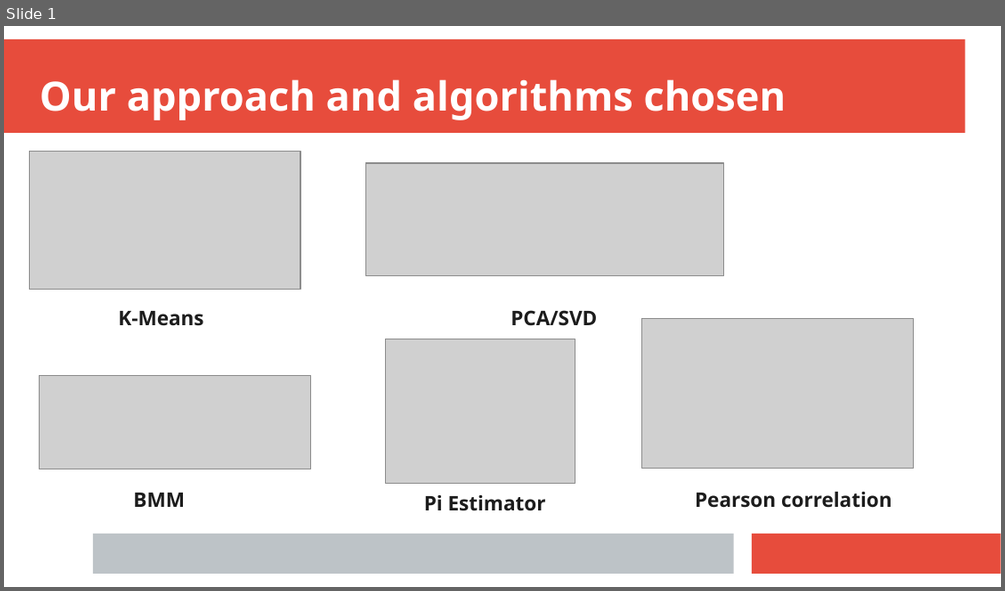
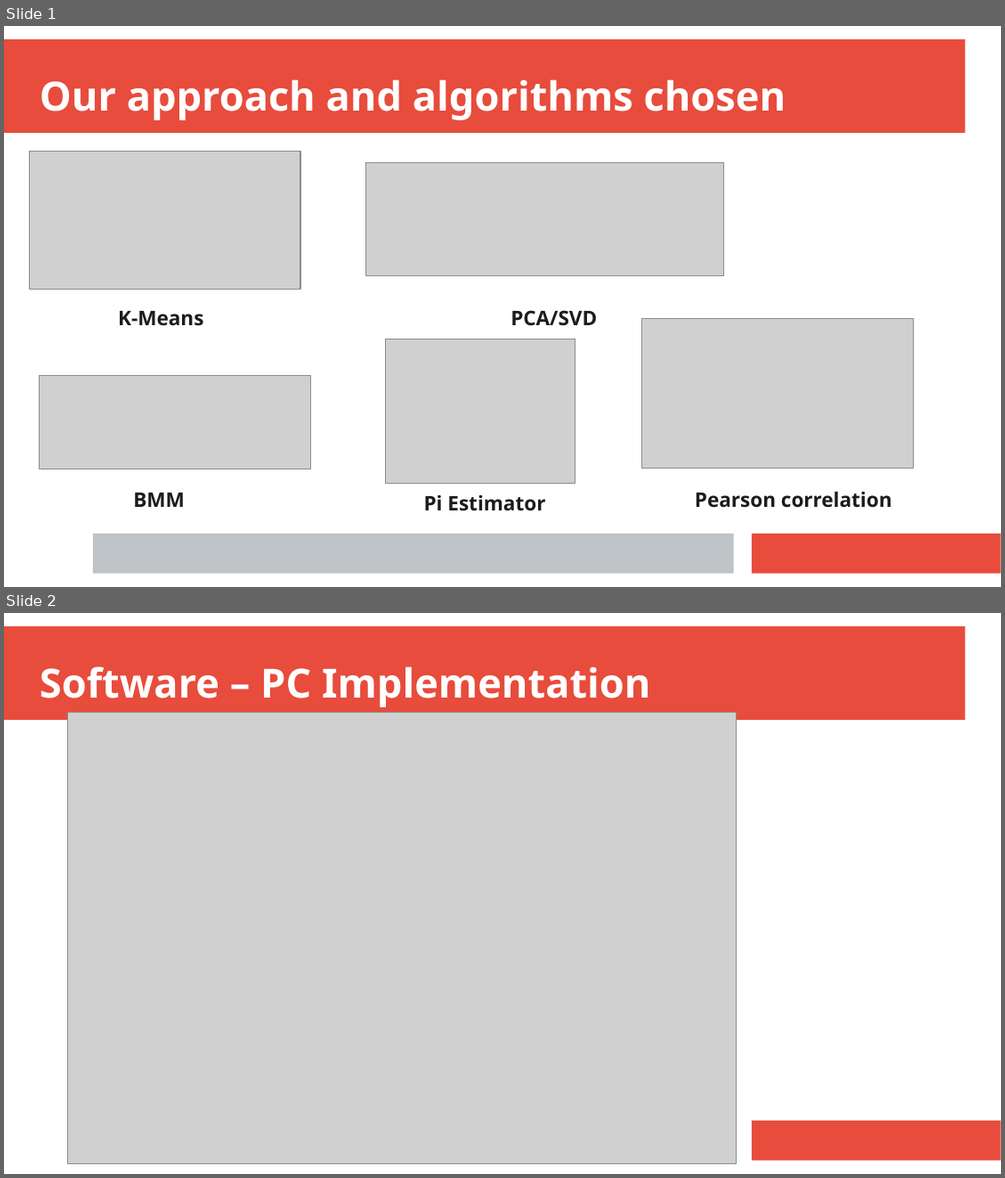
Before and after one commit to anisghaoui/A2, a slide deck: presentation_finale/presentation_SW.pptx. Shown one above the other, each under a label of ours: slide 1 before the commit, slides 1 and 2 after it. The pictures are 1005x591 and 1005x1178 pixels, drawn with LibreOffice and Linux fonts; fonts in the diff are those of the drawing; grey boxes stand for pictures. Boxes give left, top, right and bottom in pixels: in the first picture for what was removed or moved away, otherwise in the second. Text is boxed around its words. In the diff, an @@ line names an element or a change of style, - is before the commit and + after.

```diff
--- a/presentation_finale/presentation_SW.pptx
+++ b/presentation_finale/presentation_SW.pptx
@@ slide 2 added at <box>4,613,1001,1174</box>, background #FFFFFF; not listed: 2 template elements that a slide beside it also shows @@
@@ text added at <box>40,666,651,707</box>, 32 pt, text #FFFFFF, bold @@
+Software – PC Implementation
@@ picture added at <box>67,713,736,1164</box> @@
```
Also in this commit, not shown: 11 other files.
